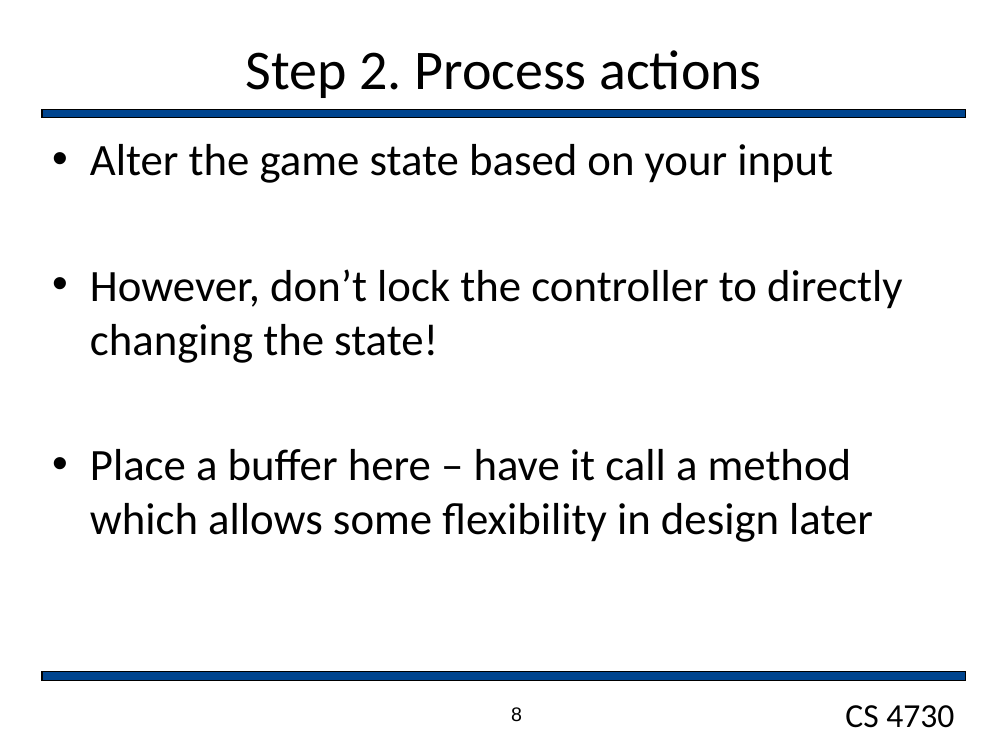
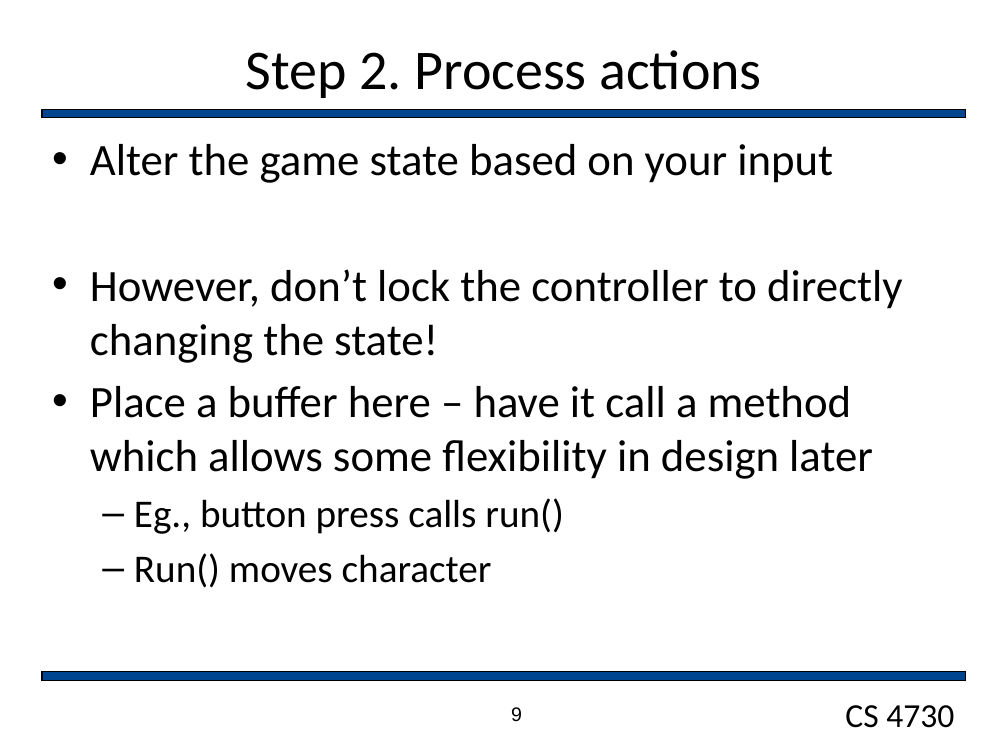
Before and after one commit to markfloryan/gamedesign, a slide deck: slide 9 of slides/GameArchitecture.pptx (slide 8 before the commit). Drawn at 1008x756 pixels with LibreOffice and Linux fonts; fonts in the diff are those of the drawing; background and template pictures are left out. Boxes give left, top, right and bottom in pixels: in the first picture for what was removed or moved away, otherwise in the second. Text is boxed around its words. In the diff, an @@ line names an element or a change of style, - is before the commit and + after.

```diff
--- a/slides/GameArchitecture.pptx
+++ b/slides/GameArchitecture.pptx
@@ text at [134, 498, 563, 588]: paragraphs added @@
+  – Eg., button press calls run()
+  – Run() moves character
@@ page number at [511, 707, 522, 722]: text changed @@
-8
+9
```
Also in this commit, not shown: 6 other slides changed, 14 slides added, 3 other files.
